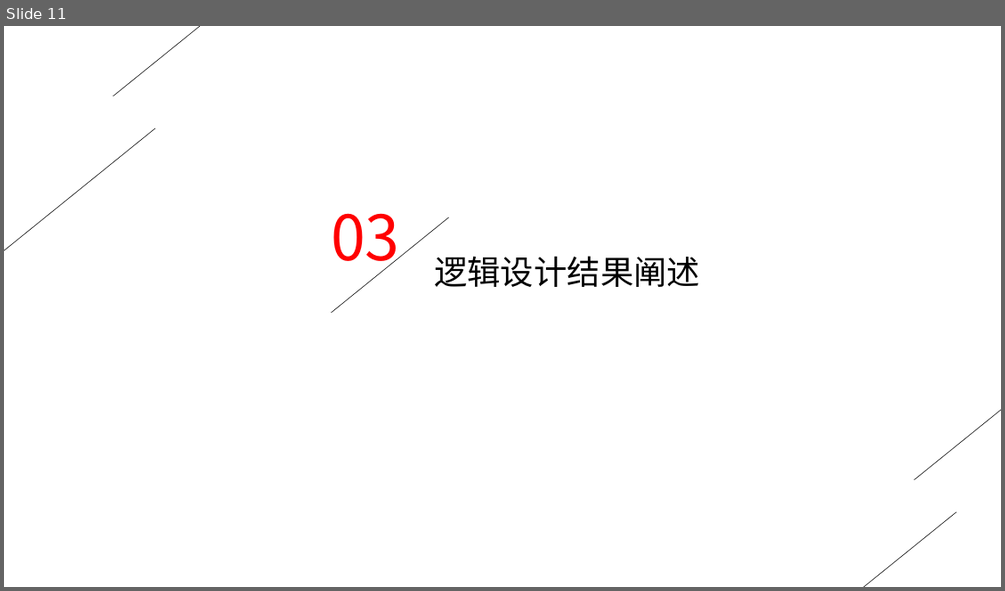
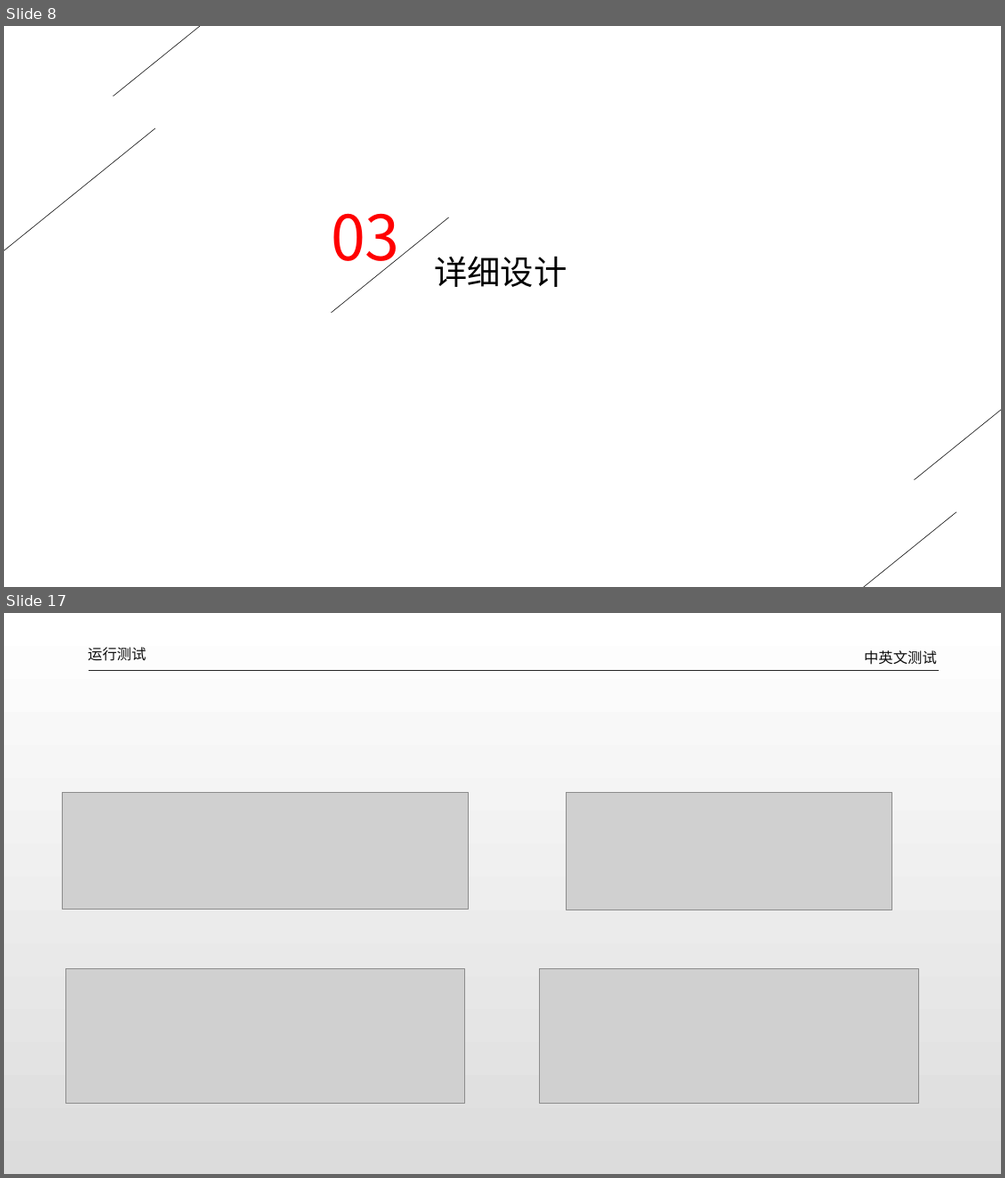
Before and after one commit to dlct-wzx/data-structure-practice, a slide deck: 答辩ppt.pptx. Shown one above the other, each under a label of ours: slide 11 before the commit, slides 8 and 17 after it; the slides between them are not shown. The pictures are 1005x591 and 1005x1178 pixels, drawn with LibreOffice and Linux fonts; fonts in the diff are those of the drawing; grey boxes stand for pictures. Boxes give left, top, right and bottom in pixels: in the first picture for what was removed or moved away, otherwise in the second. Text is boxed around its words. In the diff, an @@ line names an element or a change of style, - is before the commit and + after.

```diff
--- a/答辩ppt.pptx
+++ b/答辩ppt.pptx
@@ slide 17 added at <box>4,613,1001,1174</box>, background gradient #FFFFFF to #DCDCDC @@
@@ text added at <box>88,647,146,661</box>, 14 pt, text #0D0D0D @@
+运行测试
@@ text added at <box>864,650,937,665</box>, 14 pt, text #0D0D0D @@
+中英文测试
@@ line added from (89, 670) to (938, 670), #262626 0.5 pt @@
@@ picture added at <box>62,793,468,909</box> @@
@@ picture added at <box>566,793,891,910</box> @@
@@ picture added at <box>66,969,465,1103</box> @@
@@ picture added at <box>540,969,919,1103</box> @@
@@ what was slide 11 is now slide 8 @@
@@ slide 8 changed as well @@
@@ text at <box>434,256,566,287</box>: text changed @@
-逻辑设计结果阐述
+详细设计
```
Also in this commit, not shown: 6 other slides changed, 11 other slides added, 19 slides removed, 8 other files.
